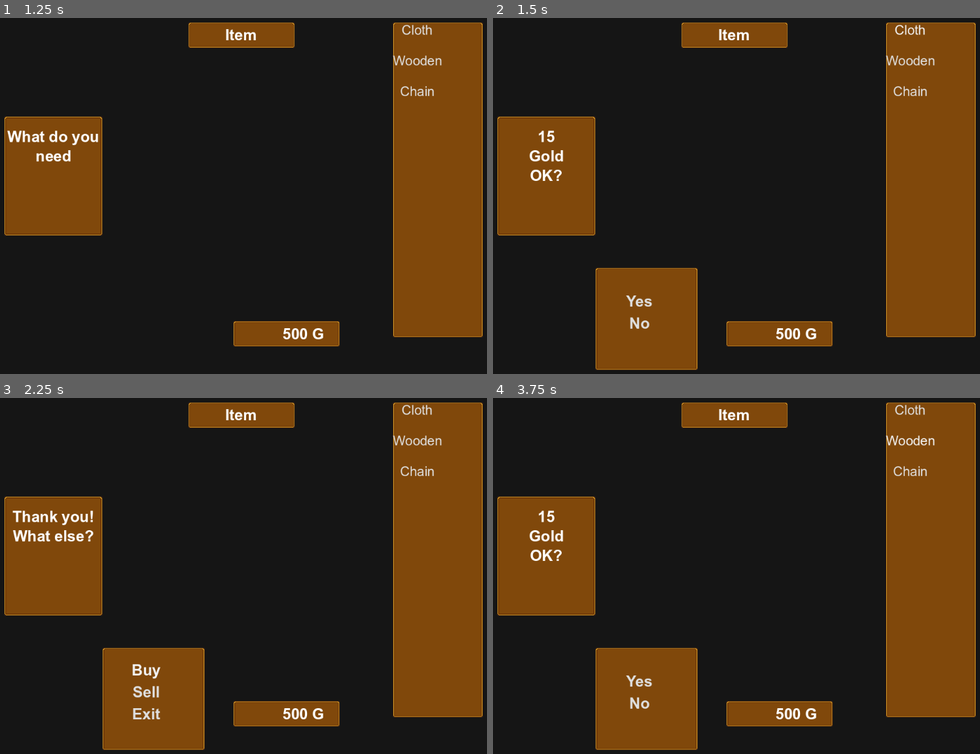
Above: before the commit, frames 1-4 (two rows, left to right).
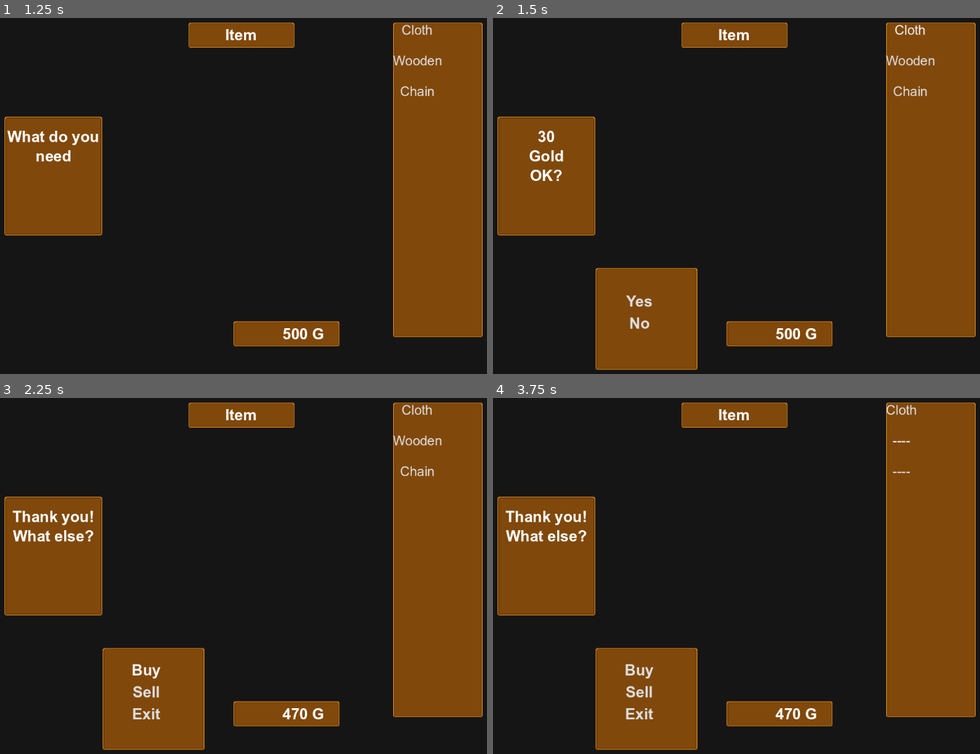
Above: after the commit, the same moments.

Repository: MichalKrzyzanowski/west-life-fantasy-godot-port
Game: Godot game, scene res://ui/shops/common/shop.tscn
Two runs of this game, one before a commit and one after it. Both use one fixed random seed, a clock stepped at 60 frames per second and the inputs below. This scene is started directly instead of the project's main scene.
Inputs (mouse positions are in pixels of both pictures, inside the frame that each line leads up to):
- Up to frame 1 (1.25 s): click "Buy" at 0.5 s
- Up to frame 2 (1.5 s): click "Cloth" at 1.25 s
- Up to frame 3 (2.25 s): click "Yes" at 2 s
- Up to frame 4 (3.75 s): click "Sell" at 2.75 s; click (911, 440) at 3.5 s, where only the run before the commit has a clickable "Wooden"

Frame 1 is identical in both runs. In frame 2, less than 0.1% of the frame differs, in the area x 9-13%, y 31-35%; in frame 3, less than 0.1%; in frame 4, 1.7%, in the area x 2-91%, y 1-91%.

Commit message:
- updated combat_stats resource: 	- added gil_value parameter 		- used to add gil cost to mainly equipment (could be 		  used for potential mercenary system) - updated inventory resource: 	- made inventory var an export 	- added add_items method 		- add items in bulk from item_id array - updated inventory_gui scene: 	- updated set_inventory method 		- added code that disconnects signal from inventory if 		  it already is connected (used when set_inventory 		  called often on different inventories) - updated shop scene: 	- added SELL ShopState 	- added a new way of populating shop inventory based on item_id 	  array 	- added target_inventory var 		- this is where items bought go to and items are sold 		  from e.g. party consumables inventory 	- added buy/sell functionality

Diff:
--- a/entities/common/stats/combat_stats.gd
+++ b/entities/common/stats/combat_stats.gd
@@ -26,7 +26,8 @@
 		"max_hp": "max_hp",
 		"hp": "hp",
 		"scaler_hp": "scaler_hp",
-		"gil_level_cost": "gil_level_cost"
+		"gil_level_cost": "gil_level_cost",
+		"gil_value": "gil_value",
 	}
 
 # export vars
@@ -69,6 +70,8 @@
 @export var xp_drop: int
 ## gold the character drops upon death, mainly used for enemy entities
 @export var gil_drop: int
+## gil value of the entity/item, mainly used for selling/buying items
+@export var gil_value: int
 ## cost to level up, optional. mainly used for gear upgrading
 @export var gil_level_cost: int = 25
 
--- a/items/armour/test_arm.json
+++ b/items/armour/test_arm.json
@@ -6,7 +6,8 @@
 		"amount": 0,
 		"stack_size": 1,
 		"stats": {
-			"defence": 40
+			"defence": 40,
+			"gil_value": 400
 		}
 	},
 	"b": {
@@ -16,7 +17,8 @@
 		"amount": 0,
 		"stack_size": 1,
 		"stats": {
-			"defence": 65
+			"defence": 65,
+			"gil_value": 600
 		}
 	},
 	"c": {
@@ -26,7 +28,8 @@
 		"amount": 0,
 		"stack_size": 1,
 		"stats": {
-			"defence": 12
+			"defence": 12,
+			"gil_value": 30
 		}
 	},
 	"d": {
@@ -36,7 +39,8 @@
 		"amount": 0,
 		"stack_size": 1,
 		"stats": {
-			"defence": 30
+			"defence": 30,
+			"gil_value": 60
 		}
 	},
 	"e": {
@@ -46,7 +50,8 @@
 		"amount": 0,
 		"stack_size": 1,
 		"stats": {
-			"defence": 45
+			"defence": 45,
+			"gil_value": 86
 		}
 	}
 }
--- a/ui/camp_menu/inventory/common/inventory.gd
+++ b/ui/camp_menu/inventory/common/inventory.gd
@@ -13,9 +13,9 @@
 
 # @export vars
 @export var party: Array[EntityProperties]
+@export var inventory: Dictionary = {}
 
 # public vars
-var inventory: Dictionary = {}
 
 # private vars
 
@@ -62,6 +62,12 @@
 	inventory[item_id] = new_item
 	inventory[item_id].add(amount)
 	on_inventory_update.emit()
+
+
+## populate inventory with item ids from [param item_ids]
+func add_items(item_ids: Array[int]) -> void:
+	for id: int in item_ids:
+		add_item(id)
 
 
 func remove_item(item_id: int, amount: int = 1) -> void:
--- a/ui/camp_menu/inventory/common/inventory_gui.gd
+++ b/ui/camp_menu/inventory/common/inventory_gui.gd
@@ -89,9 +89,15 @@
 # public methods
 ## sets inventory reference and updates inventory
 func set_inventory(new_inventory: Inventory, party_ref: Array[EntityProperties] = []) -> void:
+	# disconnect on_inventory_update signal if already connected
+	# mainly used when changing inventories often
+	if inventory && inventory.is_connected("on_inventory_update", _on_inventory_update):
+		inventory.disconnect("on_inventory_update", _on_inventory_update)
+
 	inventory = new_inventory
 	inventory.set_party_ref(party_ref)
 	inventory.on_inventory_update.connect(_on_inventory_update)
+
 	update_inventory()
 
 
--- a/ui/shops/common/shop.gd
+++ b/ui/shops/common/shop.gd
@@ -10,15 +10,19 @@
 enum ShopState {
 	STANDBY,
 	BUY,
+	SELL,
 }
 
 # constants
 
 # @export vars
 @export var shop_name: String
-@export var shop_inventory: Inventory
+## array of item ids to populate the shop with
+@export var shop_items: Array[int]
+@export var target_inventory: Inventory
 
 # public vars
+var shop_inventory: Inventory = Inventory.new()
 
 # private vars
 var shop_state: ShopState = ShopState.STANDBY:
@@ -36,11 +40,6 @@
 				options_panel.show()
 
 var _selected_shop_item: Item
-# var _shopkeeper_dialogue: Dictionary[String, String] = {
-# 	"welcome": "Welcome",
-# 	"buy_mode": "",
-# 	"decline": "",
-# }
 
 # @onready vars
 @onready var shop_inventory_gui: HFlowContainer = $InventoryPanel/InventoryGui
@@ -64,15 +63,17 @@
 
 
 func _ready() -> void:
-	shop_inventory = Inventory.new()
-	shop_inventory.add_item(33)
-	shop_inventory.add_item(34)
-	shop_inventory.add_item(35)
+	if !shop_items.is_empty():
+		shop_inventory.add_items(shop_items)
+	else:
+		shop_inventory.add_item(33)
+		shop_inventory.add_item(34)
+		shop_inventory.add_item(35)
 	shop_inventory_gui.enable_item_use_action = false
 	shop_inventory_gui.set_inventory(shop_inventory, PartyManager.party)
 
 	PartyManager.on_gil_changed.connect(_update_gil_text)
-	shop_inventory_gui.on_item_gui_clicked.connect(_buy_item)
+	shop_inventory_gui.on_item_gui_clicked.connect(_on_item_clicked)
 
 	_update_gil_text()
 
@@ -84,17 +85,35 @@
 
 
 # private methods
+func _on_item_clicked(inventory: Inventory, item_id: int) -> void:
+	match shop_state:
+		ShopState.STANDBY:
+			_buy_item(inventory, item_id)
+		ShopState.SELL:
+			_sell_item(inventory, item_id)
+
+
 func _buy_item(inventory: Inventory, item_id: int) -> void:
 	_selected_shop_item = inventory.get_item(item_id)
 	print("buying %s" % _selected_shop_item.name)
-	# TODO: replace with stats.gil_value once implemented
-	var gil = 15
-	info_label.text = "%d\nGold\nOK?" % gil
+
+	# player cannot afford the item, show a different message.
+	# shop state should not change
+	if PartyManager.gil < _selected_shop_item.stats.gil_value:
+		info_label.text = "You can't\nafford that."
+		return
+
+	info_label.text = "%d\nGold\nOK?" % _selected_shop_item.stats.gil_value
 	shop_state = ShopState.BUY
 
 
 func _sell_item(inventory: Inventory, item_id: int) -> void:
-	print("selling %s" % inventory.get_item(item_id).name)
+	_selected_shop_item = inventory.get_item(item_id)
+	print("selling %s" % _selected_shop_item.name)
+
+	if _selected_shop_item.stats.gil_value > 0:
+		PartyManager.gil += _selected_shop_item.stats.gil_value / 2.0
+	inventory.remove_item(item_id)
 
 
 func _update_gil_text() -> void:
@@ -107,13 +126,18 @@
 			options_panel.hide()
 			info_label.text = "What do you need"
 		ShopState.BUY:
-			# TODO: add purchase item logic
+			# spend gil and add item to target inventory e.g. party consumables inventory
+			PartyManager.spend_gil(_selected_shop_item.stats.gil_value)
+			target_inventory.add_item(_selected_shop_item.id)
+
 			shop_state = ShopState.STANDBY
 			info_label.text = "Thank you!\nWhat else?"
 
 
 func _on_sell_button_pressed() -> void:
 	print("sell button pressed")
+	shop_inventory_gui.set_inventory(target_inventory, PartyManager.party)
+	shop_state = ShopState.SELL
 
 
 func _on_exit_button_pressed() -> void:
--- a/ui/shops/common/shop.tscn
+++ b/ui/shops/common/shop.tscn
@@ -1,11 +1,19 @@
-[gd_scene load_steps=7 format=3 uid="uid://da3fnqeol8pr3"]
+[gd_scene load_steps=10 format=3 uid="uid://da3fnqeol8pr3"]
 
 [ext_resource type="Script" uid="uid://cv4xgky5sgdrf" path="res://ui/shops/common/shop.gd" id="1_eb1bs"]
 [ext_resource type="Texture2D" uid="uid://4tgxvu4fo1h1" path="res://ui/common/sprite/text_box.png" id="1_haqqc"]
 [ext_resource type="FontFile" uid="uid://duujn5vjqjbyi" path="res://ui/common/font/arialbd.ttf" id="2_1swlb"]
+[ext_resource type="Script" uid="uid://c58mgmklnekfj" path="res://entities/common/entity/entity_properties.gd" id="2_i4tin"]
 [ext_resource type="PackedScene" uid="uid://d2bhbuwxh85sr" path="res://ui/camp_menu/inventory/common/inventory_gui.tscn" id="3_1swlb"]
+[ext_resource type="Script" uid="uid://bgb0k3xdll7wc" path="res://ui/camp_menu/inventory/common/inventory.gd" id="3_x620k"]
 [ext_resource type="PackedScene" uid="uid://bj18dtq305e74" path="res://ui/camp_menu/inventory/common/item_gui.tscn" id="4_1dawj"]
 [ext_resource type="Theme" uid="uid://pqyn725r5mhs" path="res://ui/common/theme/empty_button.tres" id="6_q6641"]
+
+[sub_resource type="Resource" id="Resource_wxpsf"]
+script = ExtResource("3_x620k")
+party = Array[ExtResource("2_i4tin")]([])
+inventory = {}
+metadata/_custom_type_script = "uid://bgb0k3xdll7wc"
 
 [node name="Shop" type="Control"]
 layout_mode = 3
@@ -15,6 +23,8 @@
 grow_horizontal = 2
 grow_vertical = 2
 script = ExtResource("1_eb1bs")
+shop_items = Array[int]([33, 34, 35])
+target_inventory = SubResource("Resource_wxpsf")
 
 [node name="TitlePanel" type="NinePatchRect" parent="."]
 layout_mode = 1
